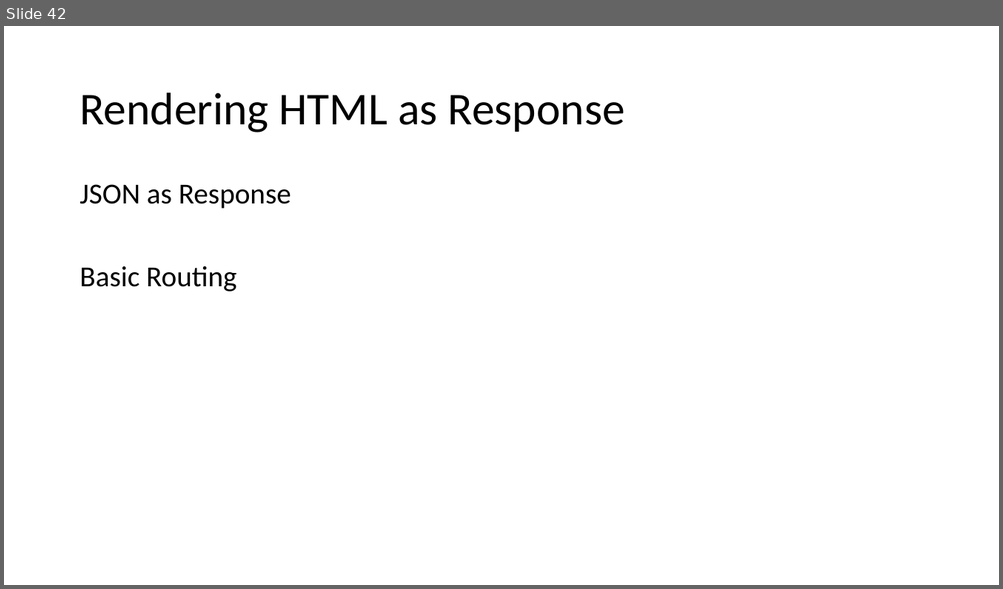
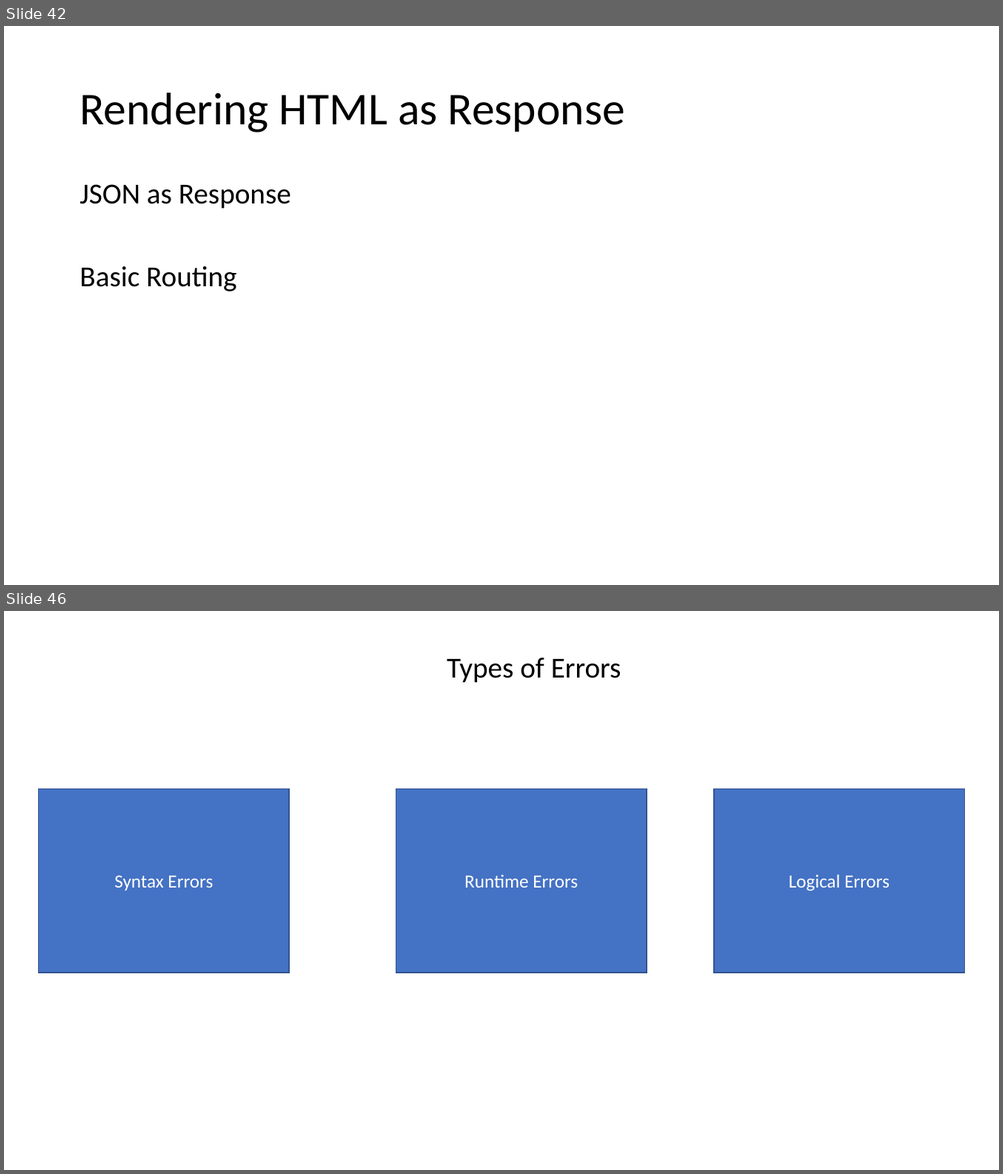
Before and after one commit to PiyushChaturvedii/Batch04, a slide deck: What is Node.pptx. Shown one above the other, each under a label of ours: slide 42 before the commit, slides 42 and 46 after it; the slides between them are not shown. The pictures are 1003x589 and 1003x1174 pixels, drawn with LibreOffice and Linux fonts; fonts in the diff are those of the drawing. Boxes give left, top, right and bottom in pixels: in the first picture for what was removed or moved away, otherwise in the second. Text is boxed around its words. In the diff, an @@ line names an element or a change of style, - is before the commit and + after.

```diff
--- a/What is Node.pptx
+++ b/What is Node.pptx
@@ slide 46 added at [4,611,999,1170], background #FFFFFF @@
@@ text added at [447,658,621,683], 28 pt, text #000000 @@
+Types of Errors
@@ rectangle added at [38,789,289,973], fill #4472C4, outline #325491 1 pt, 18 pt, text #FFFFFF @@
+Syntax Errors
@@ rectangle added at [395,789,646,973], fill #4472C4, outline #325491 1 pt, 18 pt, text #FFFFFF @@
+Runtime Errors
@@ rectangle added at [714,789,965,973], fill #4472C4, outline #325491 1 pt, 18 pt, text #FFFFFF @@
+Logical Errors
```
Also in this commit, not shown: 9 other slides added, 5 other files.
